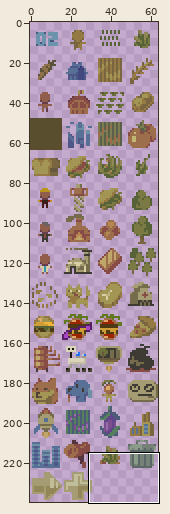
File history of a sprite sheet, Assets/Sprites/tileset.png. The first picture is a wide view before the edit; the outline marks the close-up.
Close-up. Before the commit:
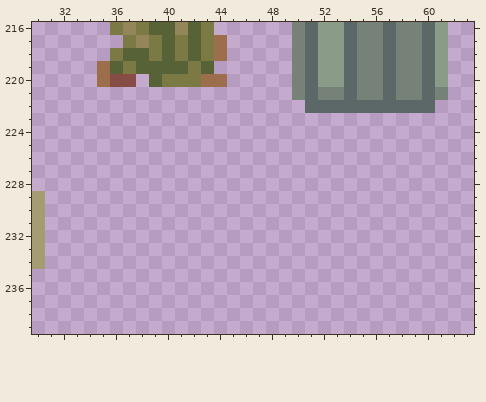
The file is 64x240 pixels. Colours within 5 levels of each other are drawn and written as one. Shown: x 30..63, y 216..239.
After:
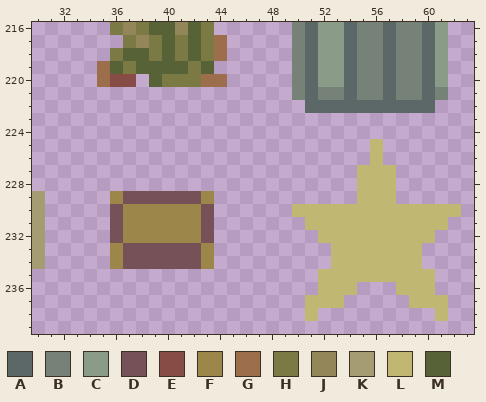
Palette (. is transparent): A #5b6867  B #768177  C #8a9c87  D #765258  E #874c45  F #9d864a  G #9d6e4c  H #7b7a45  J #938658  K #a59c74  L #c0b872  M #576236
Difference:
Colour D now appears in row 229 at x 37 to 42; in rows 230 to 232 at x 36 and 43; in rows 233 to 234 at x 37 to 42.
Colour F now appears in row 229 at x 36 and 43; in rows 230 to 232 at x 37 to 42; in rows 233 to 234 at x 36 and 43.
Colour L now appears in rows 225 to 226 at x 56; in rows 227 to 229 at x 55 to 57; in row 230 at x 50 to 62; in row 231 at x 51 to 61; in row 232 at x 52 to 60; in rows 233 to 234 at x 53 to 59.
Colour L now appears in row 235 at x 52 to 60; in row 236 at x 52 to 54 and 58 to 60; in row 237 at x 51 to 53 and 59 to 61; in row 238 at x 51 and 61.
Pixel boxes of the changes (left, top, right, bottom) in both close-ups:
added: (292, 139, 461, 321)
added: (110, 191, 214, 269)
